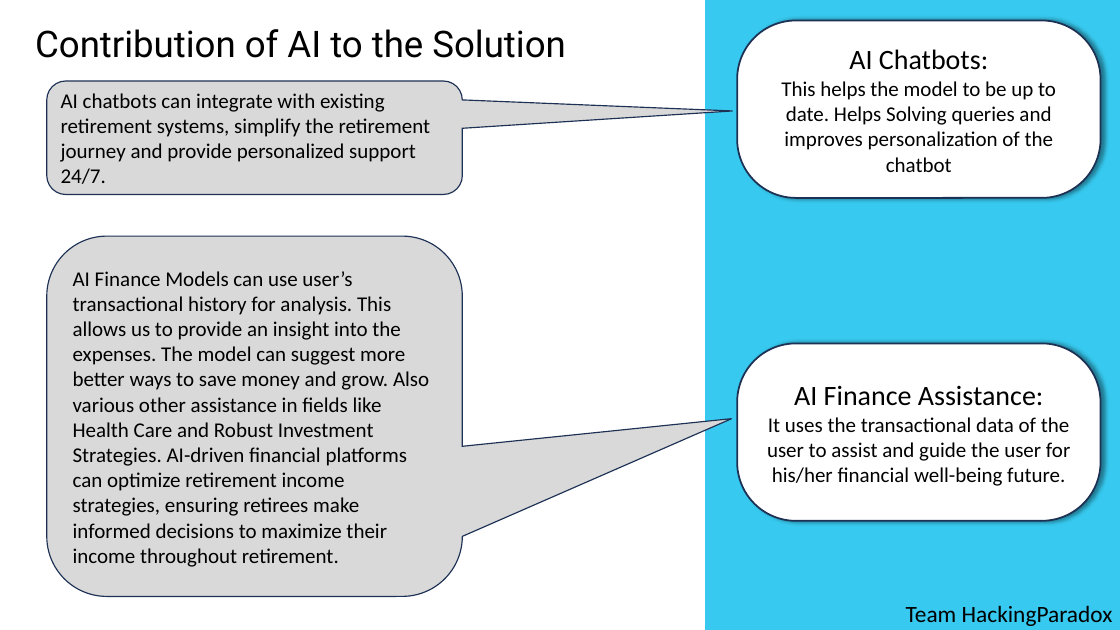
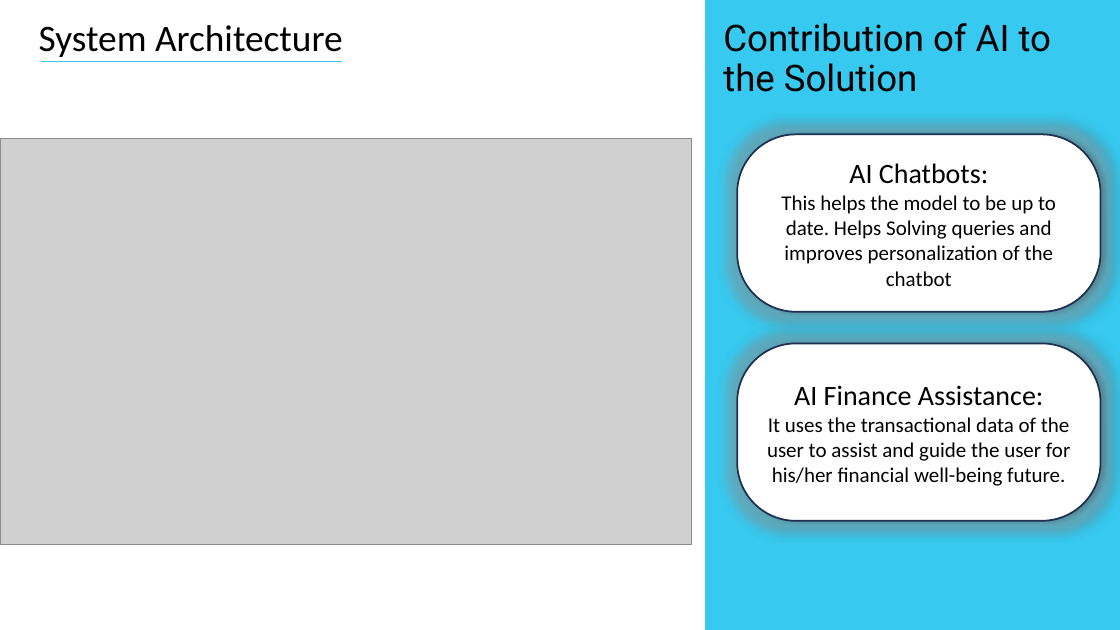
Before and after one commit to satyacodermk/T3_AI_Hackathon_Team_HackingParadox, a slide deck: slide 3 of Prototype.pptx. Drawn at 1120x630 pixels with LibreOffice and Linux fonts; fonts in the diff are those of the drawing; grey boxes stand for pictures. Boxes give left, top, right and bottom in pixels: in the first picture for what was removed or moved away, otherwise in the second. Text is boxed around its words. In the diff, an @@ line names an element or a change of style, - is before the commit and + after.

Commit message:
PPT (System Architechture)

```diff
--- a/Prototype.pptx
+++ b/Prototype.pptx
@@ text added at [39, 25, 343, 57], 32 pt, text #000000 @@
+System Architecture
@@ text "Contribution of AI to the ..." rewrapped from [35, 29, 566, 58] to [723, 23, 1052, 92] @@
@@ line added from (727, 56) to (1089, 59), #FFFFFF 1.5 pt @@
@@ line added from (40, 61) to (343, 61), #37C9EF 1.5 pt @@
@@ rounded speech box removed at [47, 81, 463, 194] @@
-AI chatbots can integrate with existing retirement systems, simplify the retirement journey and provide personalized support 24/7.
@@ line added from (727, 97) to (843, 97), #FFFFFF 1.5 pt @@
@@ picture added at [0, 139, 692, 544] @@
@@ rounded rectangle "AI Chatbots: This helps the ...": place and size @@
-rounded rectangle "AI Chatbots: This helps the ..." at [738, 20, 1102, 197]
+rounded rectangle "AI Chatbots: This helps the ..." at [738, 134, 1102, 312]
@@ rounded speech box removed at [47, 236, 463, 597] @@
-AI Finance Models can use user’s transactional history for analysis. This allows us to provide an insight into the expenses. The model can suggest more better ways to save money and grow. Also various other assistance in fields like Health Care and Robust Investment Strategies. AI-driven financial platforms can optimize retirement income strategies, ensuring retirees make informed decisions to maximize their income throughout retirement.
@@ text removed at [906, 605, 1113, 626] @@
-Team HackingParadox
```
Also in this commit, not shown: 6 other slides changed, 3 slides added, 5 slides removed.
